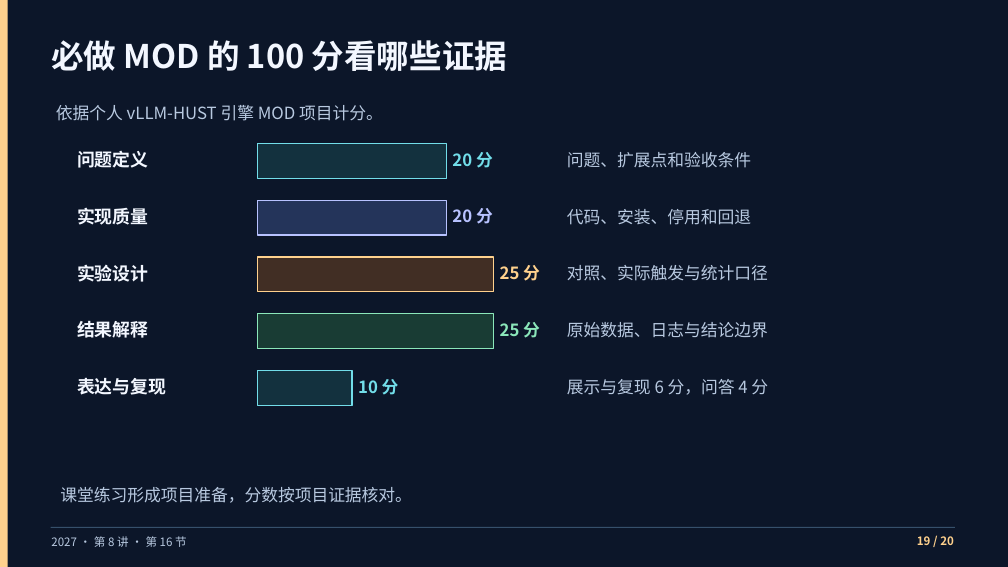
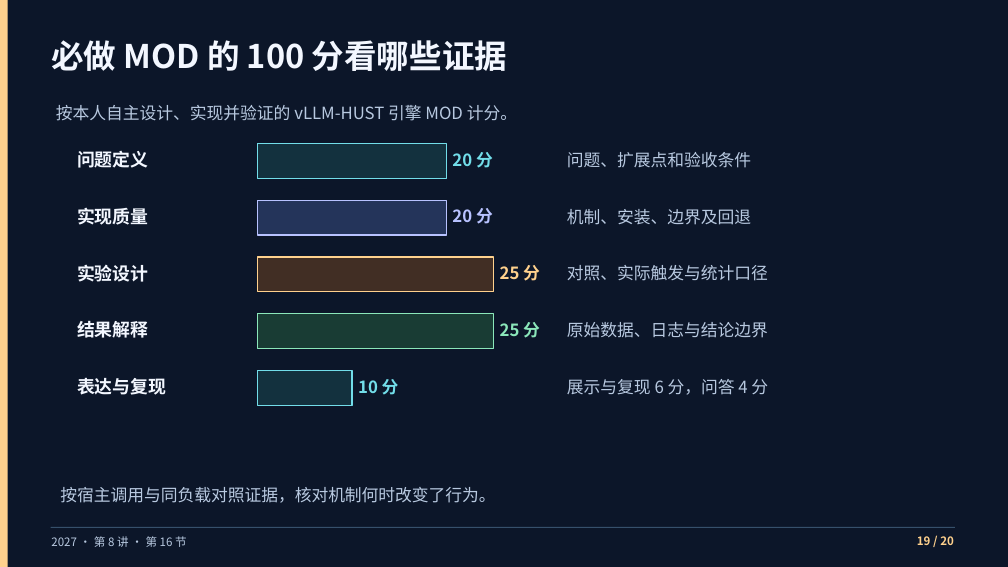
Before and after one commit to vLLM-HUST/intro-to-llm-inference-engines, a slide deck: slide 19 of build/slides/2027/lectures-8-pptx/第08讲_MOD复现验收与个人答辩.pptx. Drawn at 1008x567 pixels with LibreOffice and Linux fonts; fonts in the diff are those of the drawing. Boxes give left, top, right and bottom in pixels: in the first picture for what was removed or moved away, otherwise in the second. Text is boxed around its words. In the diff, an @@ line names an element or a change of style, - is before the commit and + after.

```diff
--- a/build/slides/2027/lectures-8-pptx/第08讲_MOD复现验收与个人答辩.pptx
+++ b/build/slides/2027/lectures-8-pptx/第08讲_MOD复现验收与个人答辩.pptx
@@ text at (x1=56, y1=105, x2=517, y2=121): text changed @@
-依据个人 vLLM-HUST 引擎 MOD 项目计分。
+按本人自主设计、实现并验证的 vLLM-HUST 引擎 MOD 计分。
@@ text at (x1=567, y1=209, x2=751, y2=225): text changed @@
-代码、安装、停用和回退
+机制、安装、边界及回退
@@ text at (x1=60, y1=487, x2=495, y2=503): text changed @@
-课堂练习形成项目准备，分数按项目证据核对。
+按宿主调用与同负载对照证据，核对机制何时改变了行为。
```
Also in this commit, not shown: 15 other files.
